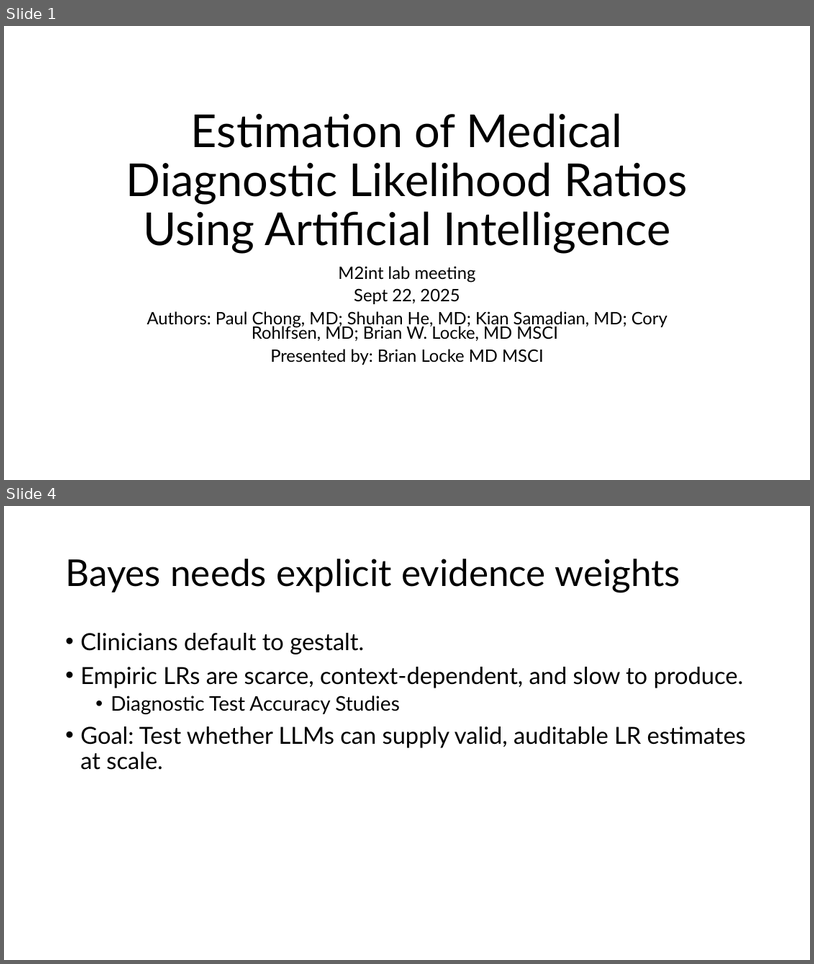
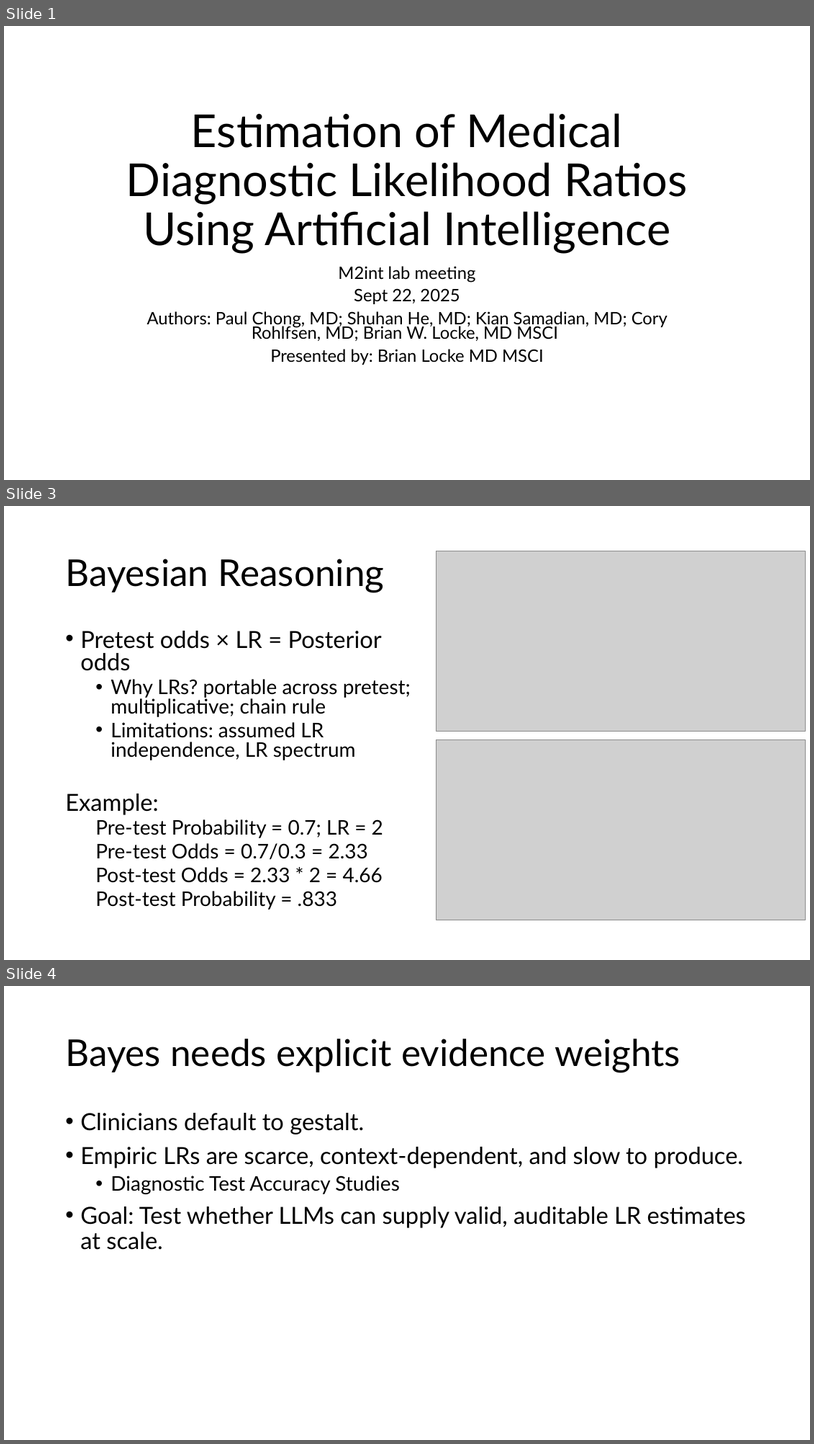
Before and after one commit to reblocke/llm_estimate_lrs, a slide deck: 2025-9-22 locke m2int lab LLM LRs.pptx. Shown one above the other, each under a label of ours: slides 1 and 4 before the commit, slides 1, 3 and 4 after it; the slides between them are not shown. The pictures are 814x964 and 814x1444 pixels, drawn with LibreOffice and Linux fonts; fonts in the diff are those of the drawing; grey boxes stand for pictures. Boxes give left, top, right and bottom in pixels: in the first picture for what was removed or moved away, otherwise in the second. Text is boxed around its words. In the diff, an @@ line names an element or a change of style, - is before the commit and + after.

```diff
--- a/2025-9-22 locke m2int lab LLM LRs.pptx
+++ b/2025-9-22 locke m2int lab LLM LRs.pptx
@@ slide 3 added at [4,506,810,960], background #FFFFFF @@
@@ title added at [65,559,385,592], 44 pt, text #000000 @@
+Bayesian Reasoning
@@ picture added at [437,551,805,731] @@
@@ text added at [65,631,411,909], 24 pt, text #000000 @@
+• Pretest odds × LR = Posterior odds
+  • Why LRs? portable across pretest; multiplicative; chain rule
+  • Limitations: assumed LR independence, LR spectrum
+Example:
+  Pre-test Probability = 0.7; LR = 2
+  Pre-test Odds = 0.7/0.3 = 2.33
+  Post-test Odds = 2.33 * 2 = 4.66
+  Post-test Probability = .833
@@ picture added at [437,739,805,919] @@
```
Also in this commit, not shown: 10 slides changed, 2 other slides added, 5 slides removed, 1 other file.
